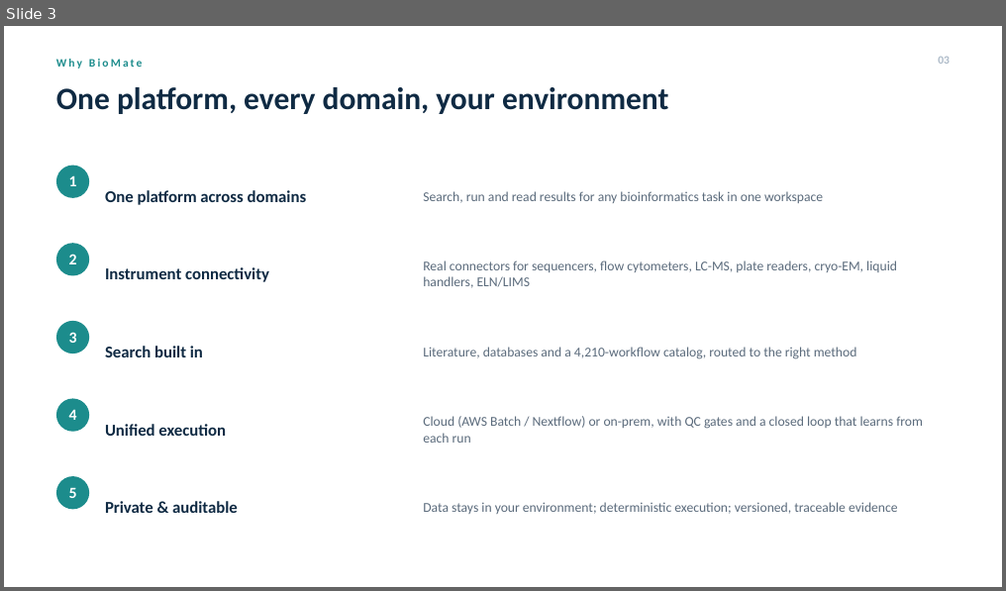
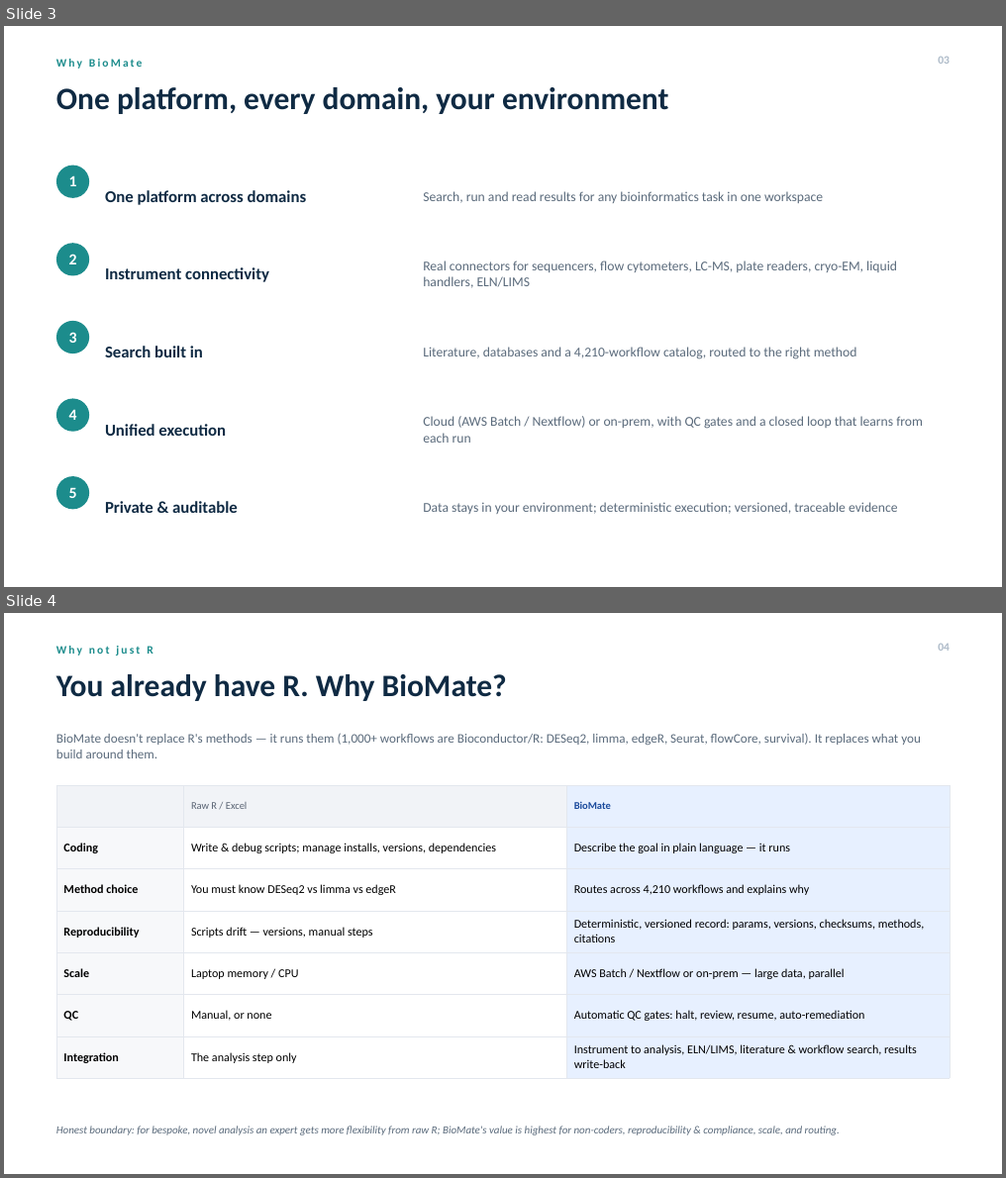
Before and after one commit to bioMate-AI/biomate-bioconductor-kb, a slide deck: docs/20261014_BioMate_Platform_Deck_EN.pptx. Shown one above the other, each under a label of ours: slide 3 before the commit, slides 3 and 4 after it. The pictures are 1006x591 and 1006x1178 pixels, drawn with LibreOffice and Linux fonts; fonts in the diff are those of the drawing. Boxes give left, top, right and bottom in pixels: in the first picture for what was removed or moved away, otherwise in the second. Text is boxed around its words. In the diff, an @@ line names an element or a change of style, - is before the commit and + after.

```diff
--- a/docs/20261014_BioMate_Platform_Deck_EN.pptx
+++ b/docs/20261014_BioMate_Platform_Deck_EN.pptx
@@ slide 4 added at [4,613,1002,1174], background #FFFFFF @@
@@ text added at [56,646,152,656], 11 pt, text #1C8C8C, bold @@
+Why not just R
@@ text added at [938,643,949,651], 11 pt, text #AEBBC9, bold @@
+04
@@ text added at [56,674,507,701], 30 pt, text #0F2A43, bold @@
+You already have R. Why BioMate?
@@ text added at [56,733,921,759], 12.5 pt, text #5B6B7C @@
+BioMate doesn't replace R's methods — it runs them (1,000+ workflows are Bioconductor/R: DESeq2, limma, edgeR, Seurat, flowCore, survival). It replaces what you build around them.
@@ table added at [56,785,950,1072], 7 rows, 3 columns @@
+ | Raw R / Excel | BioMate
+Coding | Write & debug scripts; manage installs, versions, dependencies | Describe the goal in plain language — it runs
+Method choice | You must know DESeq2 vs limma vs edgeR | Routes across 4,210 workflows and explains why
+Reproducibility | Scripts drift — versions, manual steps | Deterministic, versioned record: params, versions, checksums, methods, citations
+Scale | Laptop memory / CPU | AWS Batch / Nextflow or on-prem — large data, parallel
+QC | Manual, or none | Automatic QC gates: halt, review, resume, auto-remediation
+Integration | The analysis step only | Instrument to analysis, ELN/LIMS, literature & workflow search, results write-back
@@ text added at [56,1126,840,1136], 10.5 pt, text #5B6B7C, italic @@
+Honest boundary: for bespoke, novel analysis an expert gets more flexibility from raw R; BioMate's value is highest for non-coders, reproducibility & compliance, scale, and routing.
```
Also in this commit, not shown: 9 slides changed, 5 other files.
